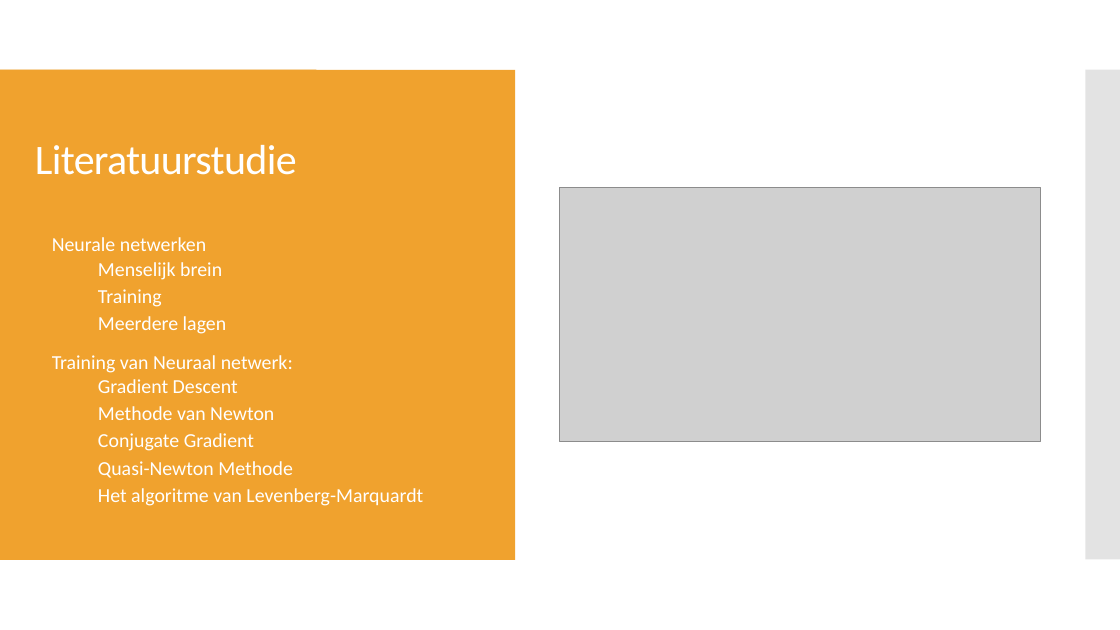
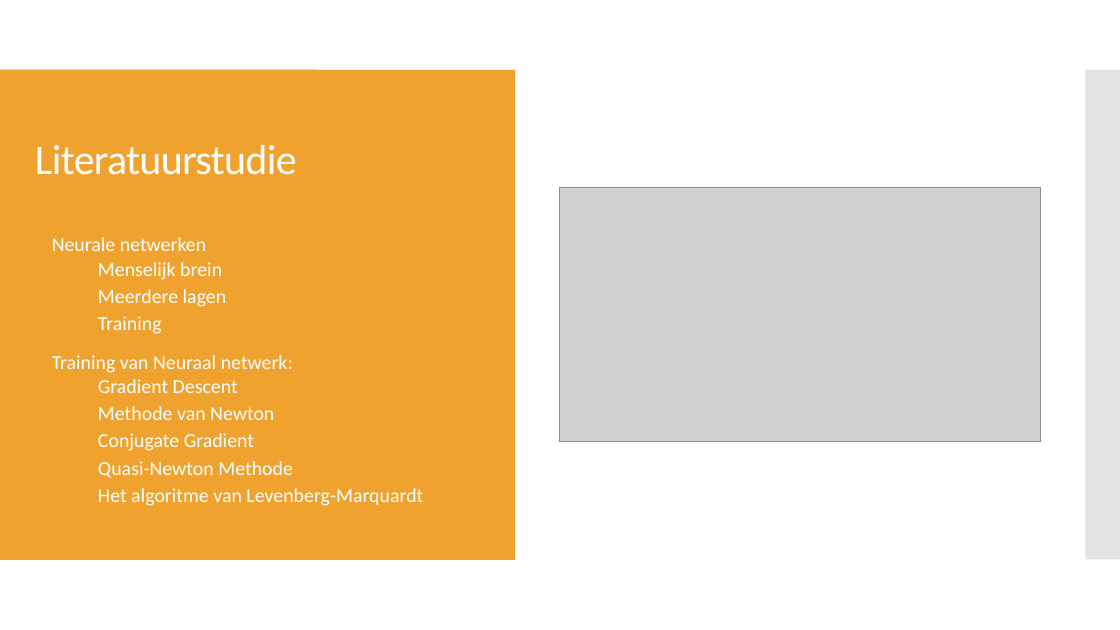
Before and after one commit to PrebenLeroy/bachelorproef, a slide deck: slide 6 of BP verdediging.pptx. Drawn at 1120x630 pixels with LibreOffice and Linux fonts; fonts in the diff are those of the drawing; grey boxes stand for pictures. Boxes give left, top, right and bottom in pixels: in the first picture for what was removed or moved away, otherwise in the second. Text is boxed around its words. In the diff, an @@ line names an element or a change of style, - is before the commit and + after.

Commit message:
add text

```diff
--- a/BP verdediging.pptx
+++ b/BP verdediging.pptx
@@ text at bbox=[98, 289, 227, 307]: paragraph added @@
+  • Meerdere lagen
@@ text at bbox=[98, 316, 227, 334]: paragraph removed @@
-  • Meerdere lagen
```
Also in this commit, not shown: 3 other slides changed.
